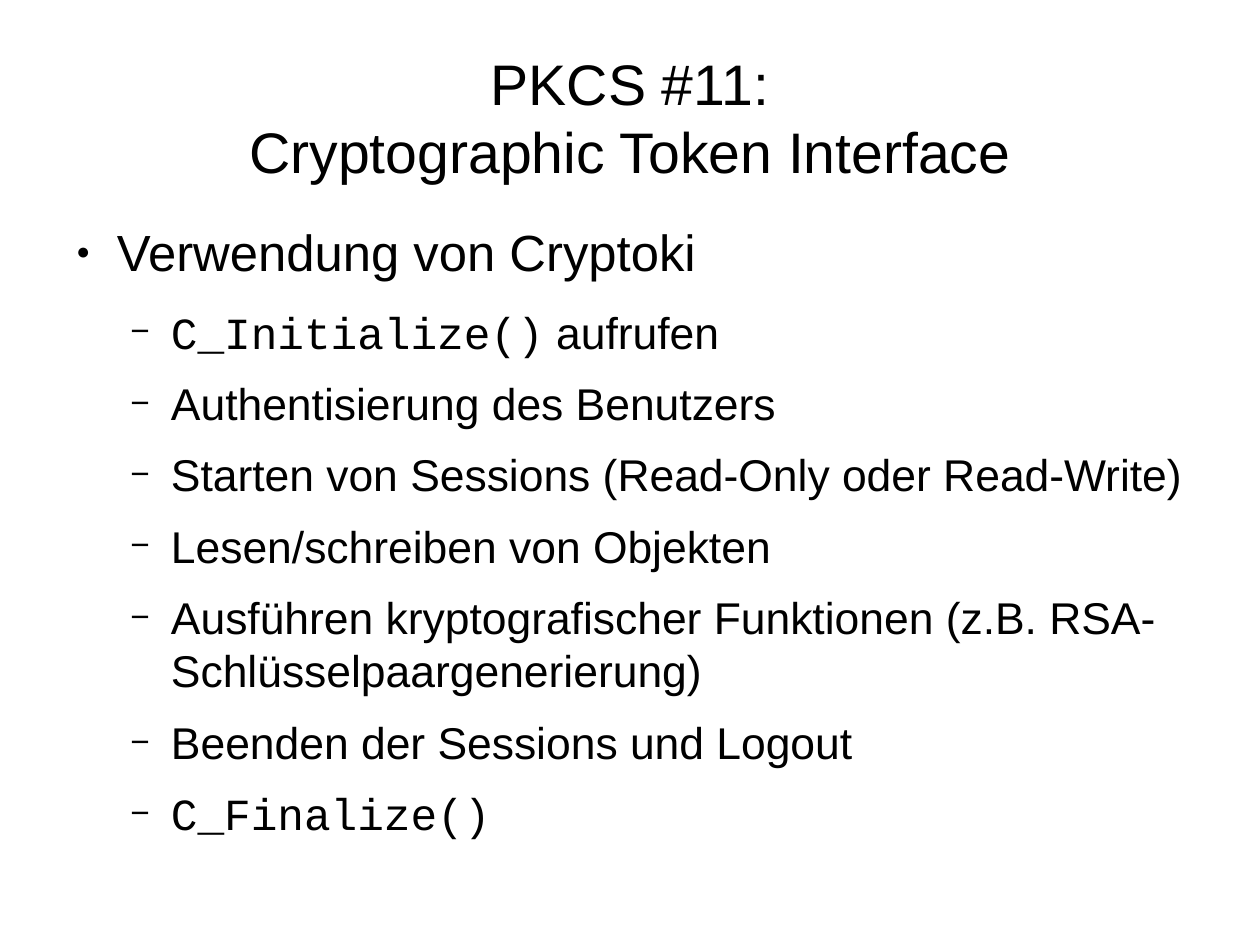
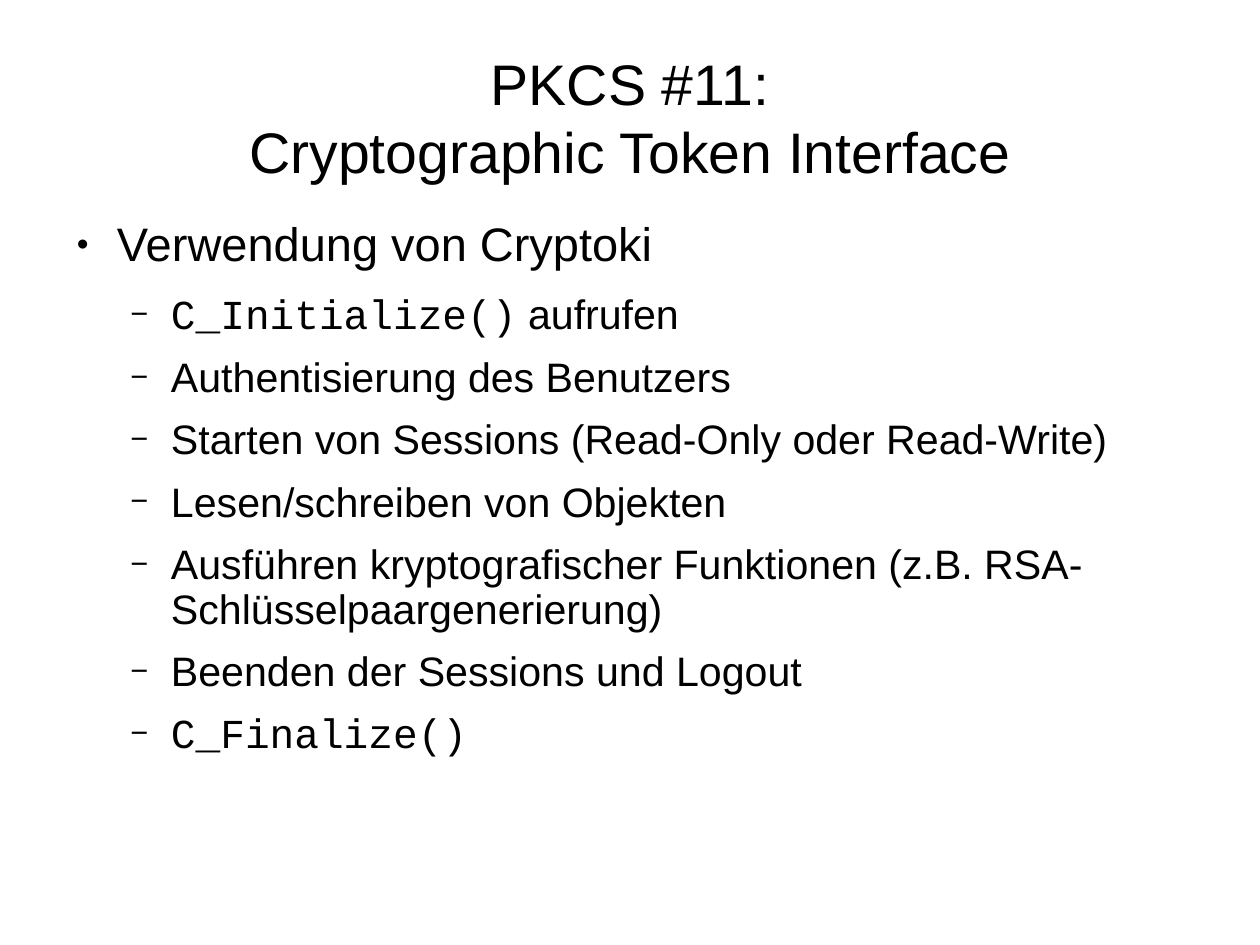
Before and after one commit to FFHS-Inf-2010-students/sa-krypt, a slide deck: slide 26 of pres/praesentation.odp (slide 34 before the commit). Drawn at 1260x945 pixels with LibreOffice and Linux fonts; fonts in the diff are those of the drawing. Boxes give left, top, right and bottom in pixels: in the first picture for what was removed or moved away, otherwise in the second. Text is boxed around its words. In the diff, an @@ line names an element or a change of style, - is before the commit and + after.

```diff
--- a/pres/praesentation.odp
+++ b/pres/praesentation.odp
@@ text "Verwendung von Cryptoki" at [117,227,1107,757]: size 32 to 29.6 pt in "Verwendung von Cryptoki"; size 28 to 25.9 pt; line spacing 1 to 0.9 @@
```
Also in this commit, not shown: 22 other slides changed, 10 slides added, 14 slides removed, 2 other files.
